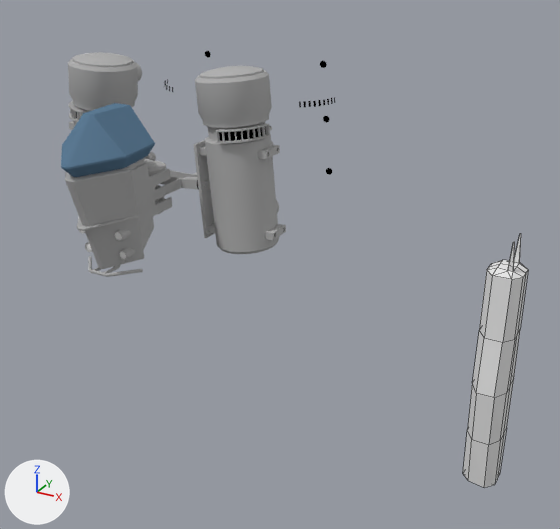
Renders of the Blender file Openhypt/OpenhyptProject/Assets/Vehicles/Beja_Bejsirf_M1/Beja_Bejsirf_M1.blend from each side of a commit.
One viewpoint serves both versions: a 50 mm camera at (9.05, -11.16, 5.99) aimed at (2.99, -0.14, 0.49). The lights are fixed; the arrows at lower left show +X, +Y and +Z. Mesh edges are drawn as thin lines on the coarser meshes.

Before the edit, the objects in view are built like this:
```python
me_cube = bpy.data.meshes.new('Cube')
me_cube.from_pydata(...)  # 2675 vertices, 2224 faces; spans x 0.0..2.47, y -2.06..1.79, z -1.21..2.27
me_cube.polygons.foreach_set('use_smooth', [True] * 2224)
# faces by material slot: [1872, 84, 122, 41, 82, 23]
me_cube.materials.append(mat_bejsirf1hull)  # its picture is missing
me_cube.materials.append(mat_bejsirf1black)  # its picture is missing
me_cube.materials.append(mat_bejsirf1plastic)  # its picture is missing
me_cube.materials.append(mat_bejsirf1notlight)  # its picture is missing
me_cube.materials.append(mat_bejsirf1light)  # its picture is missing
me_cube.materials.append(mat_bejsirf1window)  # its picture is missing
me_cube_002 = bpy.data.meshes.new('Cube.002')
me_cube_002.from_pydata(...)  # 71 vertices, 72 faces; spans x -0.2..0.18, y -0.33..0.33, z -0.12..2.91
me_cube_002.materials.append(mat_material_001)  # white #e7e7e7
ob_bejsirf1chassis = bpy.data.objects.new('Bejsirf1Chassis', me_cube)
ob_bejsirf1chassis.location = (0.0, 0.0, 1.4)
_m = ob_bejsirf1chassis.modifiers.new('Mirror', 'MIRROR')
_m.use_clip = True
ob_piricomparison = bpy.data.objects.new('PiriComparison', me_cube_002)
ob_piricomparison.location = (7.56, -3.49, 0.14)
```
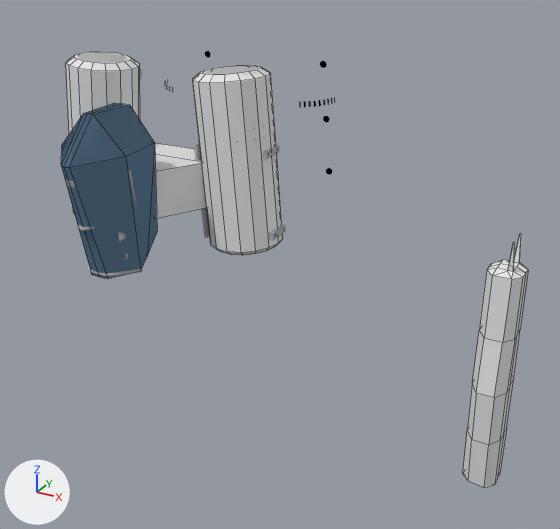
Edits to the bpy script that builds the scene:
```text
Add me_cylinder_002:
    me_cylinder_002.from_pydata(...)  # 64 vertices, 50 faces; spans x 0.78..2.44, y 0.09..1.5, z -1.16..2.24
Add me_cube_005:
    me_cube_005.from_pydata(...)  # 12 vertices, 10 faces; spans x -1.07..1.08, y -0.51..1.16, z -0.36..0.53
Add me_cylinder_001:
    me_cylinder_001.from_pydata(...)  # 64 vertices, 50 faces; spans x -2.44..-0.78, y 0.09..1.5, z -1.16..2.25
Add me_cube_003:
    me_cube_003.from_pydata(...)  # 23 vertices, 19 faces; spans x 0.0..0.72, y -2.06..-0.43, z -1.27..1.68
    me_cube_003.polygons.foreach_set('use_smooth', [True] * 19)
    # faces by material slot: [2, 17]
    me_cube_003.materials.append(mat_bejsirf1hull)  # its picture is missing
    me_cube_003.materials.append(mat_bejsirf1window)  # its picture is missing
Add ob_bejsirf1colleft:
    ob_bejsirf1colleft = bpy.data.objects.new('Bejsirf1ColLeft', me_cylinder_002)
    ob_bejsirf1colleft.location = (0.0, 0.0, 1.4)
Add ob_bejsirf1colrear:
    ob_bejsirf1colrear = bpy.data.objects.new('Bejsirf1ColRear', me_cube_005)
    ob_bejsirf1colrear.location = (0.0, 0.0, 1.4)
Add ob_bejsirf1colright:
    ob_bejsirf1colright = bpy.data.objects.new('Bejsirf1ColRight', me_cylinder_001)
    ob_bejsirf1colright.location = (0.0, 0.0, 1.4)
Add ob_bejsirf1colfront:
    ob_bejsirf1colfront = bpy.data.objects.new('Bejsirf1ColFront', me_cube_003)
    ob_bejsirf1colfront.location = (0.0, 0.0, 1.4)
    _m = ob_bejsirf1colfront.modifiers.new('Mirror', 'MIRROR')
    _m.use_clip = True
```

Pixel boxes [x1, y1, x2, y2] of what changed, in the pictures (560 x 529 px):
'Bejsirf1ColLeft', added
    after: [193, 66, 283, 255]
'Bejsirf1ColFront', added (blue)
    after: [62, 145, 157, 279]
'Bejsirf1ColRight', added
    after: [66, 52, 140, 212]
'Bejsirf1ColRear', added
    after: [155, 143, 207, 218]
'Bejsirf1Chassis', unchanged, covered by the edit
    both: [61, 52, 286, 277]
